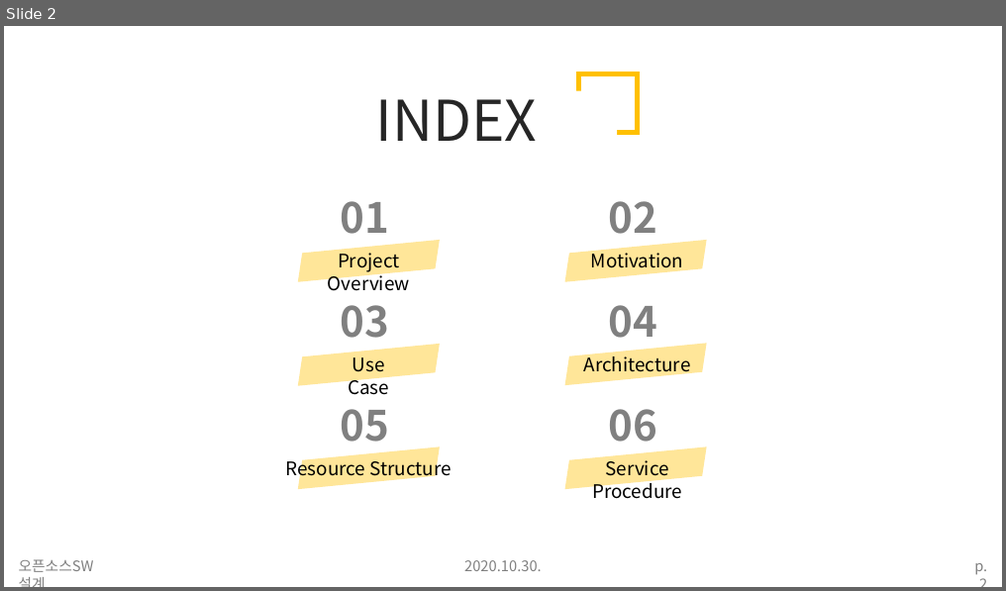
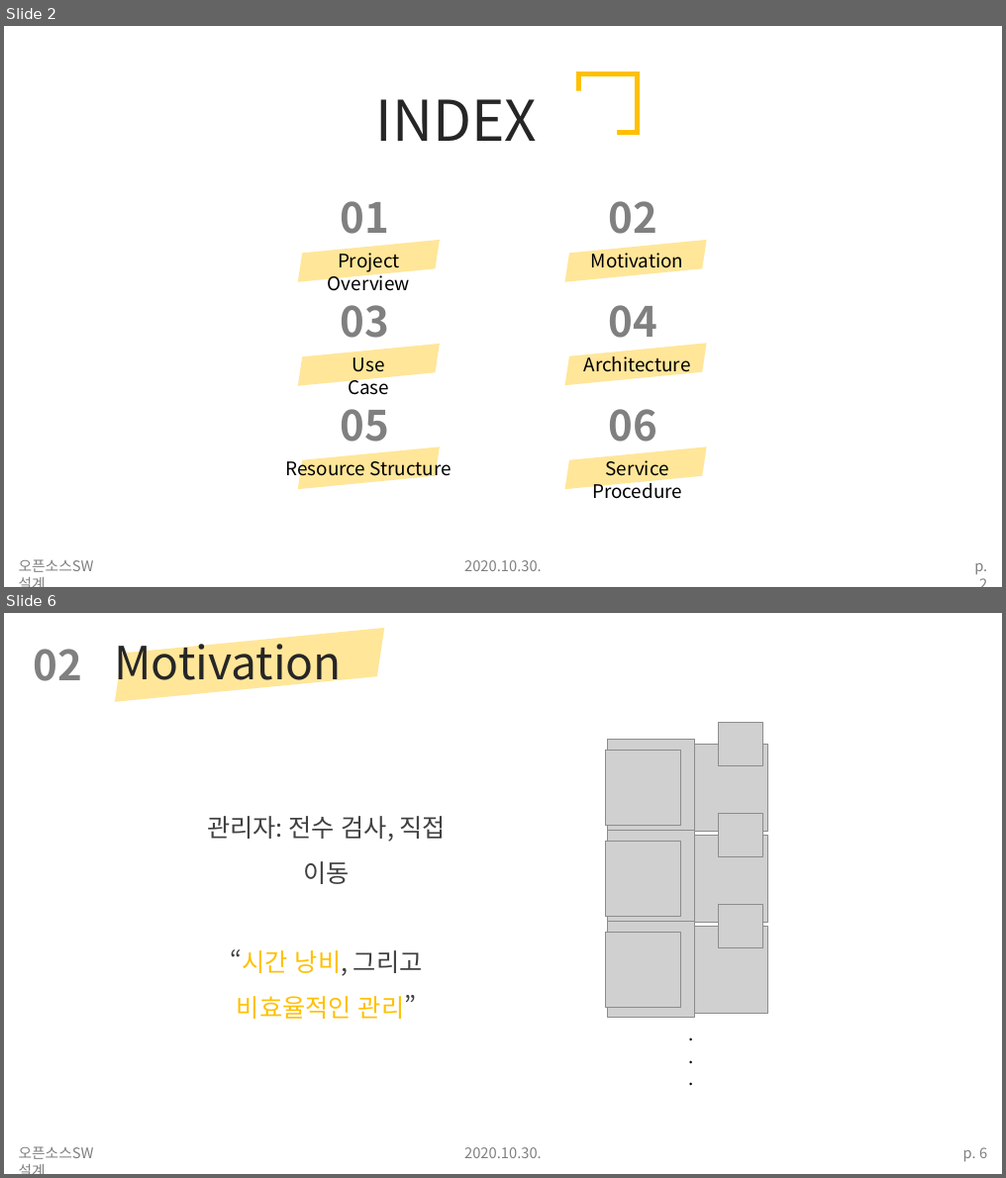
Before and after one commit to duribeon/Hand-Sanitizer, a slide deck: 3_Interim Project Presentation/Interim Project Presentation - 두리번두리번.pptx. Shown one above the other, each under a label of ours: slide 2 before the commit, slides 2 and 6 after it; the slides between them are not shown. The pictures are 1006x591 and 1006x1178 pixels, drawn with LibreOffice and Linux fonts; fonts in the diff are those of the drawing; grey boxes stand for pictures. Boxes give left, top, right and bottom in pixels: in the first picture for what was removed or moved away, otherwise in the second. Text is boxed around its words. In the diff, an @@ line names an element or a change of style, - is before the commit and + after.

Commit message:
added 2_motivation

```diff
--- a/3_Interim Project Presentation/Interim Project Presentation - 두리번두리번.pptx
+++ b/3_Interim Project Presentation/Interim Project Presentation - 두리번두리번.pptx
@@ slide 6 added at (4, 613, 1002, 1174), background #FFFFFF @@
@@ parallelogram added at (110, 628, 389, 702), fill #FFE699 @@
@@ text added at (114, 633, 341, 691), 44 pt, text #262626 @@
+Motivation
@@ text added at (34, 649, 83, 681), 40 pt, text #808080, bold @@
+02
@@ text added at (207, 816, 446, 1019), 24 pt, text #404040 @@
+관리자: 전수 검사, 직접 이동
+“시간 낭비, 그리고
+비효율적인 관리”
@@ group added at (606, 722, 767, 1088): 12 pictures, 1 text @@
+.
+.
+.
@@ text added at (19, 1147, 94, 1159), 14 pt, text #808080 @@
+오픈소스SW설계
@@ text added at (464, 1148, 542, 1158), 14 pt, text #808080 @@
+2020.10.30.
@@ text added at (963, 1148, 987, 1162), 14 pt, text #808080 @@
+p. 6
```
Also in this commit, not shown: 4 other slides added.
